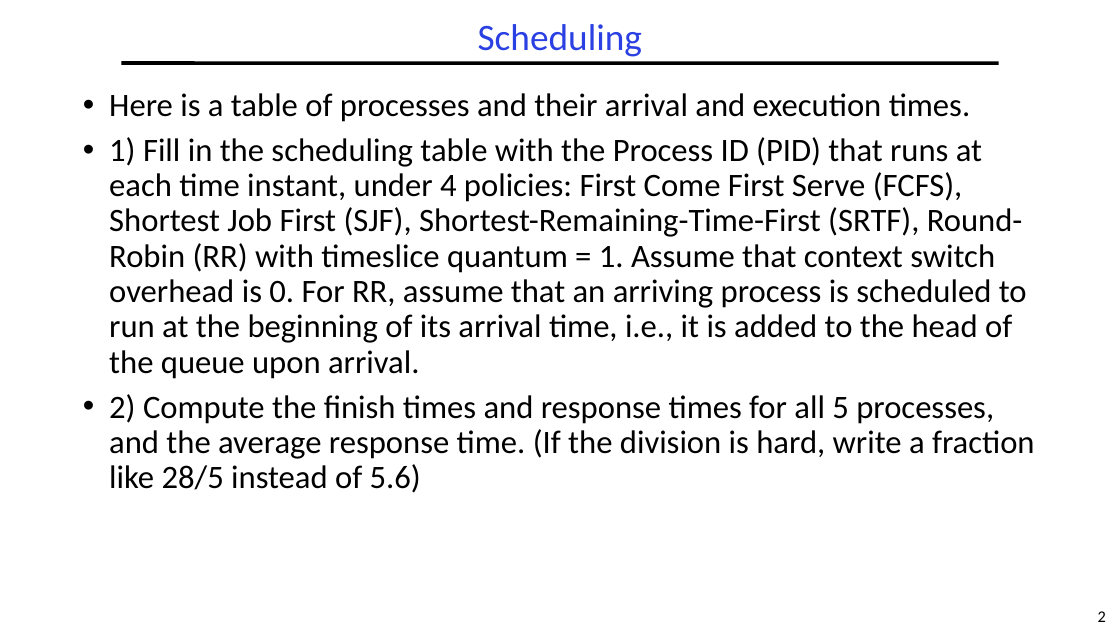
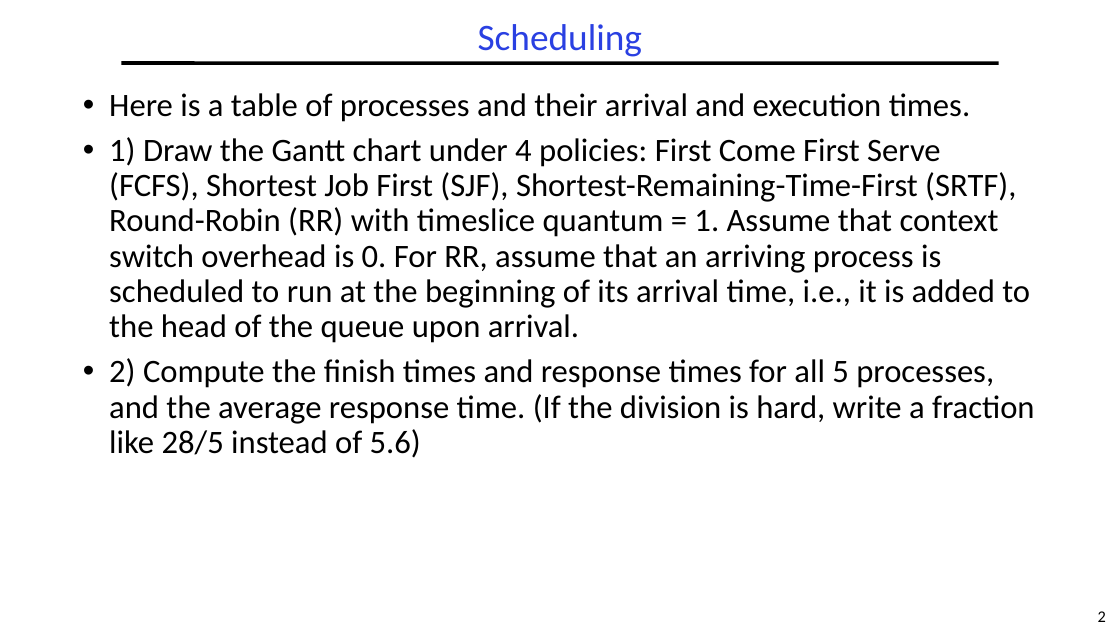
Before and after one commit to guhofstra/CSC256Fa25, a slide deck: slide 2 of PPTs/L5-Exercises ANS.pptx. Drawn at 1120x630 pixels with LibreOffice and Linux fonts; fonts in the diff are those of the drawing. Boxes give left, top, right and bottom in pixels: in the first picture for what was removed or moved away, otherwise in the second. Text is boxed around its words. In the diff, an @@ line names an element or a change of style, - is before the commit and + after.

```diff
--- a/PPTs/L5-Exercises ANS.pptx
+++ b/PPTs/L5-Exercises ANS.pptx
@@ text at (109,137,1030,343): text changed @@
-• 1) Fill in the scheduling table with the Process ID (PID) that runs at each time instant, under 4 policies: First Come First Serve (FCFS), Shortest Job First (SJF), Shortest-Remaining-Time-First (SRTF), Round-Robin (RR) with timeslice quantum = 1. Assume that context switch overhead is 0. For RR, assume that an arriving process is scheduled to run at the beginning of its arrival time, i.e., it is added to the head of the queue upon arrival.
+• 1) Draw the Gantt chart under 4 policies: First Come First Serve (FCFS), Shortest Job First (SJF), Shortest-Remaining-Time-First (SRTF), Round-Robin (RR) with timeslice quantum = 1. Assume that context switch overhead is 0. For RR, assume that an arriving process is scheduled to run at the beginning of its arrival time, i.e., it is added to the head of the queue upon arrival.
```
Also in this commit, not shown: 3 other files.
